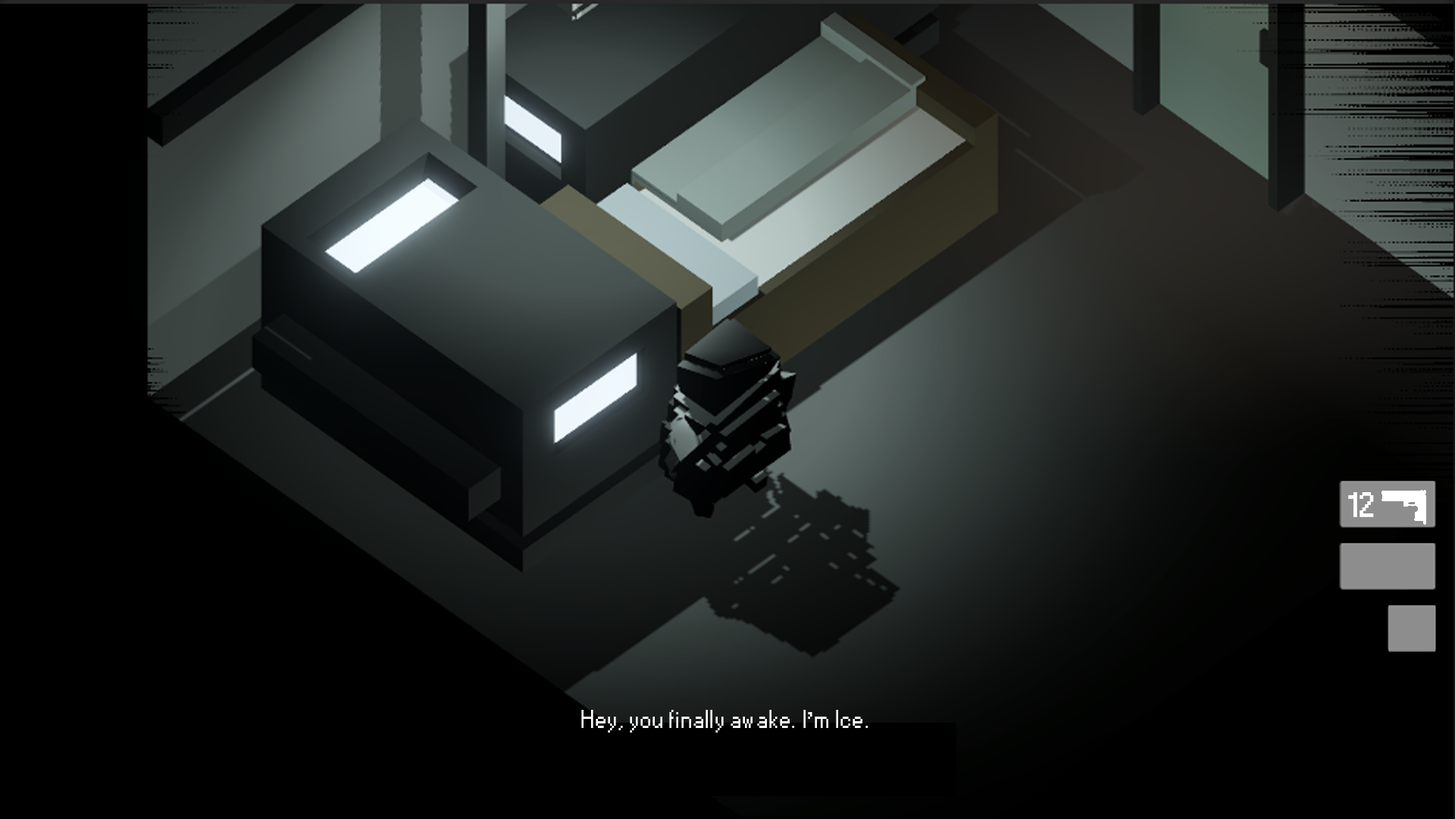
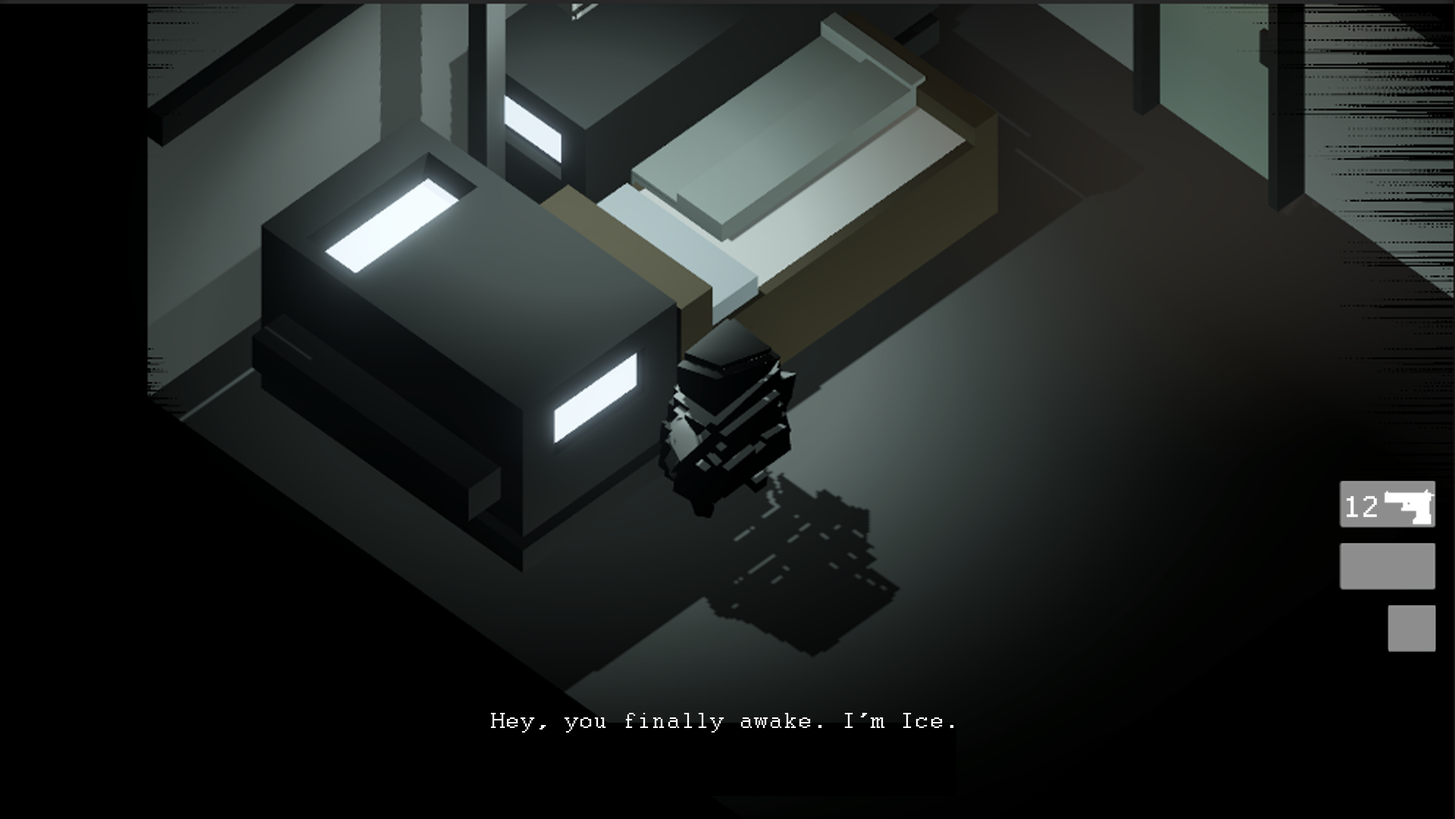
Layers edited between the first and the second 1455px x 819px image:
renamed "Gun" to "图层 3", blend normal → screen, moved it above "Hey, you finally awake. I’m Ice.", painted on it over [1381, 488, 1436, 525]
painted on "Hey, you finally awake. I’m Ice." over [490, 709, 955, 733]
painted on "12" over [1346, 491, 1378, 517]
